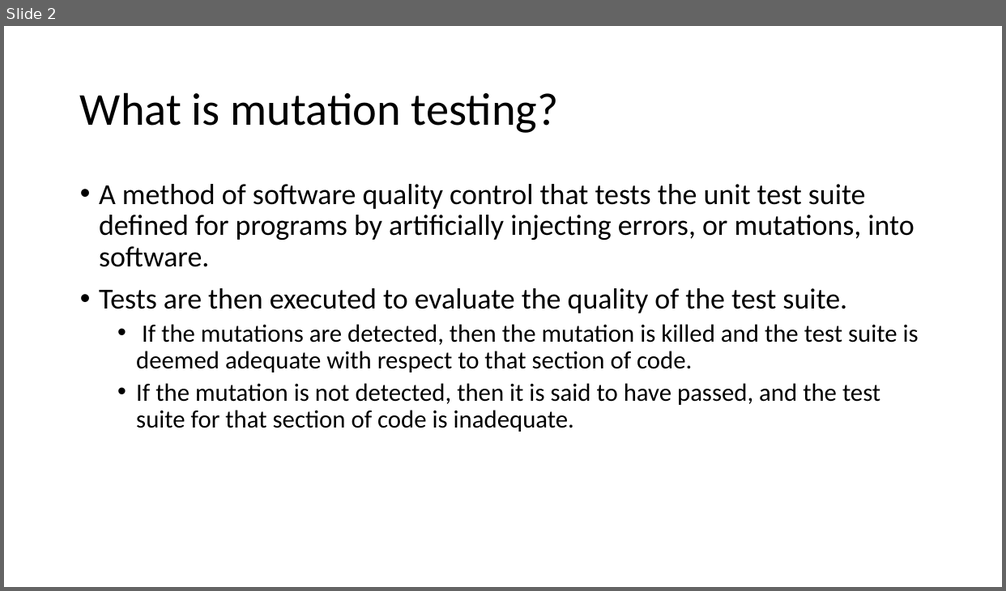
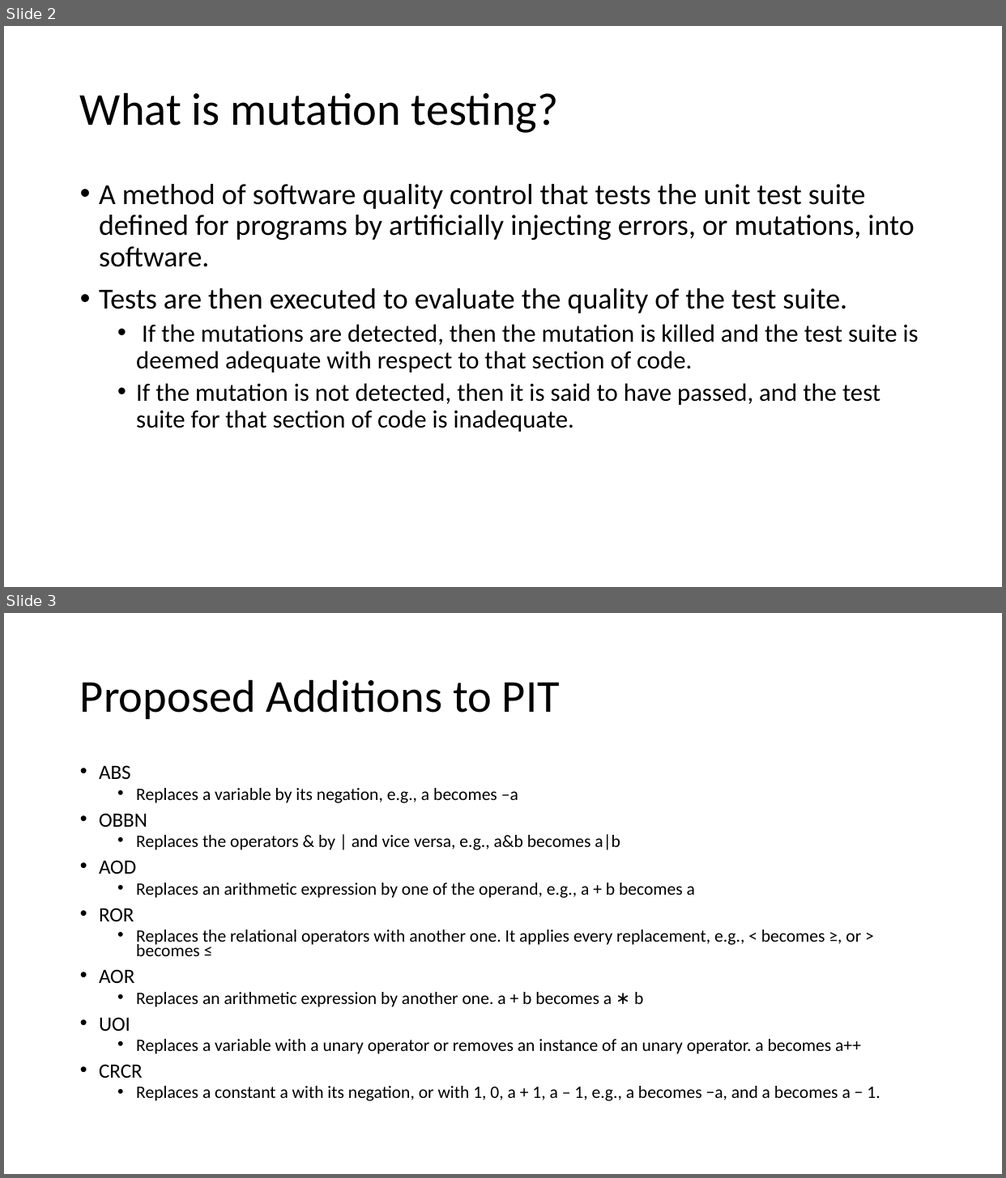
Before and after one commit to matthewbachelder/cs6367, a slide deck: Midterm_Presentation.pptx. Shown one above the other, each under a label of ours: slide 2 before the commit, slides 2 and 3 after it. The pictures are 1006x591 and 1006x1178 pixels, drawn with LibreOffice and Linux fonts; fonts in the diff are those of the drawing. Boxes give left, top, right and bottom in pixels: in the first picture for what was removed or moved away, otherwise in the second. Text is boxed around its words. In the diff, an @@ line names an element or a change of style, - is before the commit and + after.

Commit message:
Add proposed addition slide

```diff
--- a/Midterm_Presentation.pptx
+++ b/Midterm_Presentation.pptx
@@ slide 3 added at bbox=[4, 613, 1002, 1174], background #FFFFFF @@
@@ title added at bbox=[80, 679, 560, 719], 44 pt, text #000000 @@
+Proposed Additions to PIT
@@ text added at bbox=[99, 765, 880, 1101], 16.8 pt, text #000000 @@
+• ABS
+  • Replaces a variable by its negation, e.g., a becomes –a
+• OBBN
+  • Replaces the operators & by | and vice versa, e.g., a&b becomes a|b
+• AOD
+  • Replaces an arithmetic expression by one of the operand, e.g., a + b becomes a
+• ROR
+  • Replaces the relational operators with another one. It applies every replacement, e.g., < becomes ≥, or > becomes ≤
+• AOR
+  • Replaces an arithmetic expression by another one. a + b becomes a ∗ b
+• UOI
+  • Replaces a variable with a unary operator or removes an instance of an unary operator. a becomes a++
+• CRCR
+  • Replaces a constant a with its negation, or with 1, 0, a + 1, a – 1, e.g., a becomes −a, and a becomes a − 1.
```
Also in this commit, not shown: 1 slide removed.
